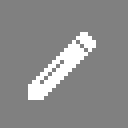
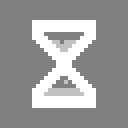
Comparing the layer stacks of the two 128 x 128 images. Changes:
added layer "Main #7" above "Main #6" over [left=32, top=20, right=96, bottom=108]
hid "Main #6" over [left=28, top=32, right=96, bottom=100]
